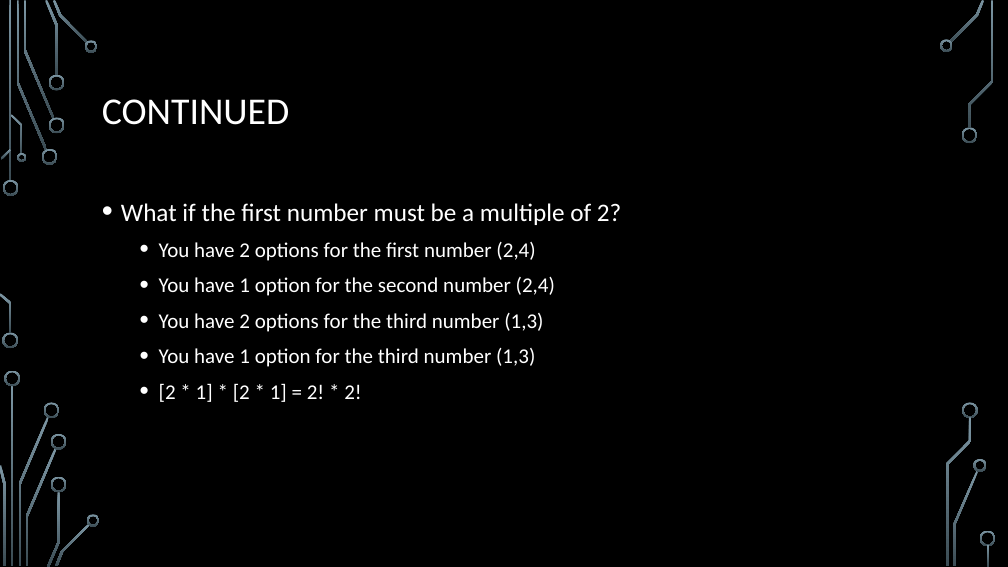
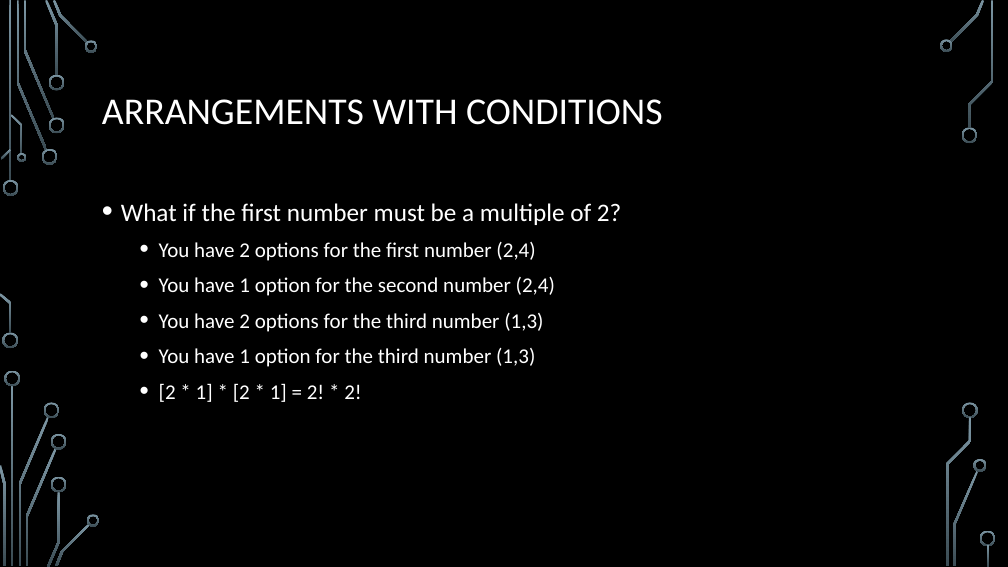
Before and after one commit to jameswilson281/CIS7---Discrete-Structures, a slide deck: slide 3 of Lectures/Lecture 12 - Combinatorics.pptx. Drawn at 1008x567 pixels with LibreOffice and Linux fonts; fonts in the diff are those of the drawing; background and template pictures are left out. Boxes give left, top, right and bottom in pixels: in the first picture for what was removed or moved away, otherwise in the second. Text is boxed around its words. In the diff, an @@ line names an element or a change of style, - is before the commit and + after.

```diff
--- a/Lectures/Lecture 12 - Combinatorics.pptx
+++ b/Lectures/Lecture 12 - Combinatorics.pptx
@@ title at box(102, 99, 663, 125): text changed @@
-CONTINUED
+ARRANGEMENTS WITH CONDITIONS
```
Also in this commit, not shown: 4 other slides changed, 7 slides added.
